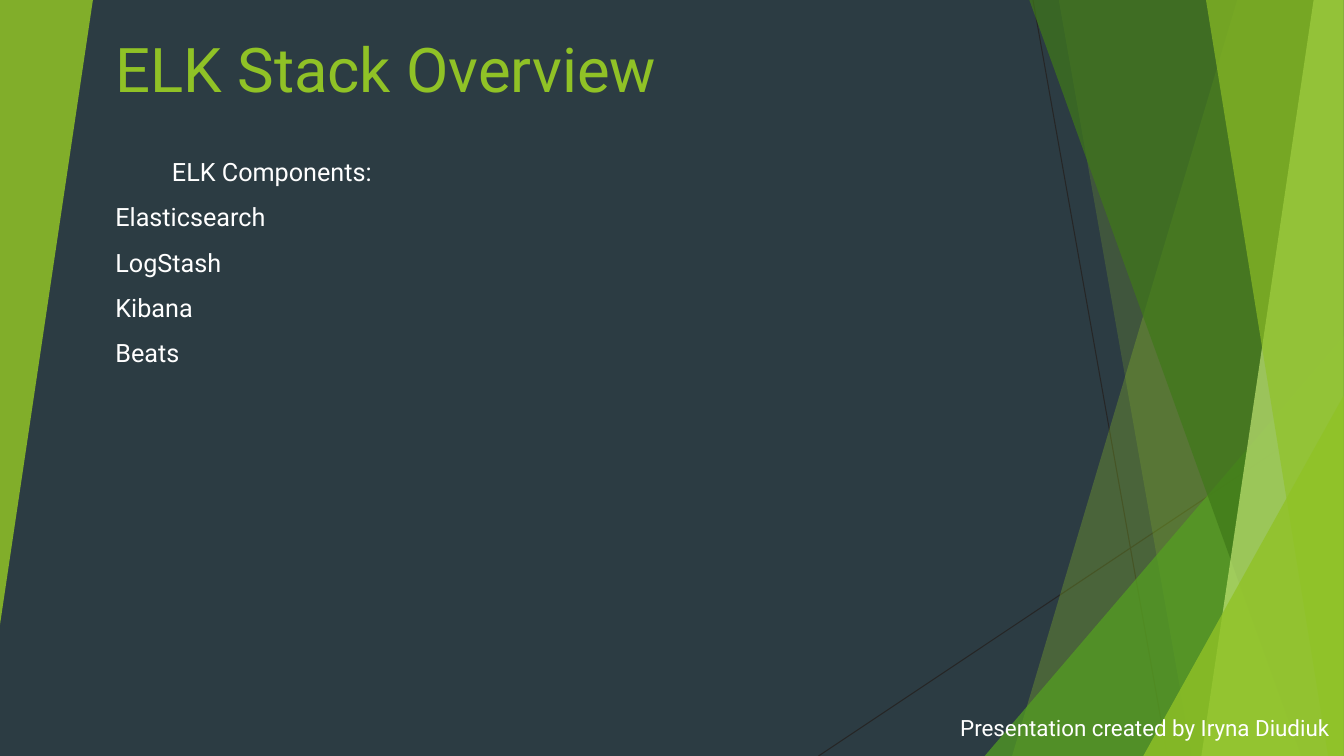
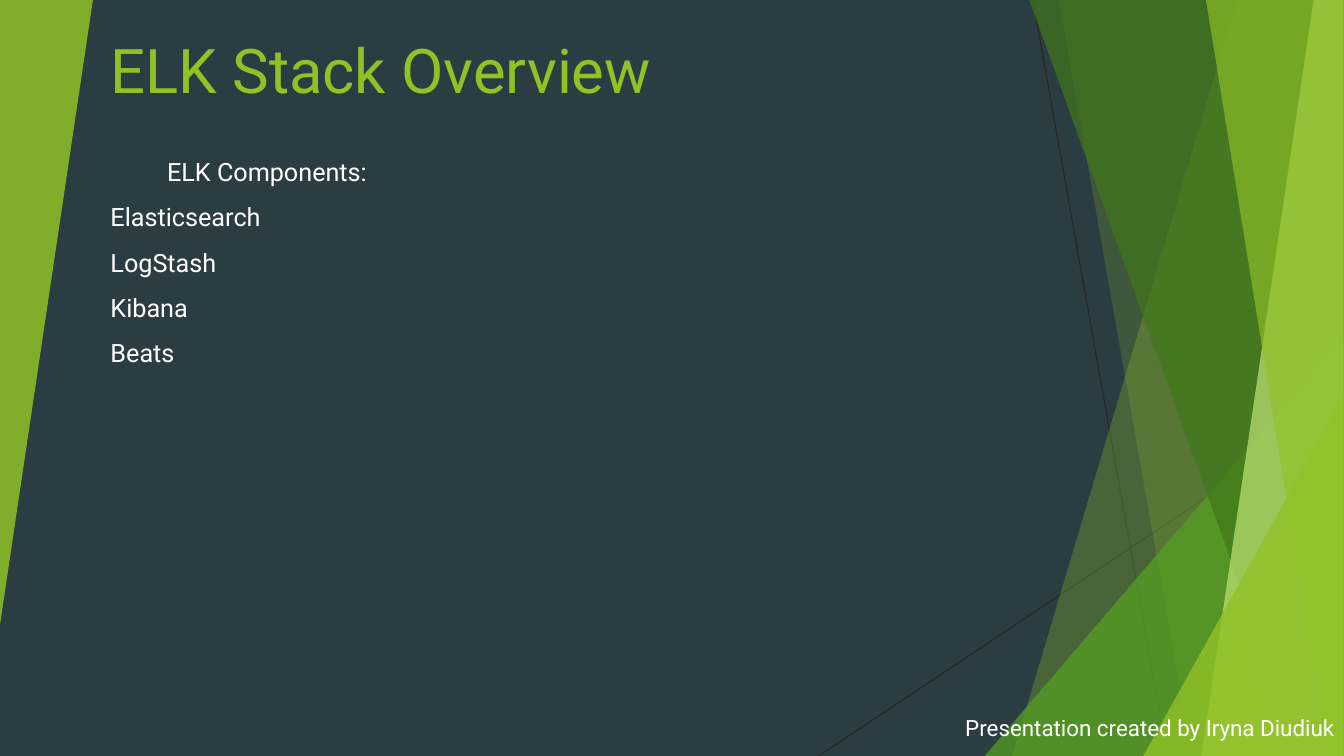
Before and after one commit to irynadiudiuk/Dev_Ops_Mentorship_Program, a slide deck: slide 15 of Logging_and_Monitoring.pptx (slide 16 before the commit). Drawn at 1344x756 pixels with LibreOffice and Linux fonts; fonts in the diff are those of the drawing. Boxes give left, top, right and bottom in pixels: in the first picture for what was removed or moved away, otherwise in the second. Text is boxed around its words. In the diff, an @@ line names an element or a change of style, - is before the commit and + after.

```diff
--- a/Logging_and_Monitoring.pptx
+++ b/Logging_and_Monitoring.pptx
@@ title "ELK Stack Overview" moved from (x1=116, y1=46, x2=656, y2=93) to (x1=110, y1=47, x2=651, y2=94) @@
@@ text "ELK Components:" moved from (x1=115, y1=163, x2=372, y2=363) to (x1=110, y1=163, x2=367, y2=363) @@
@@ triangle removed at (x1=985, y1=336, x2=1344, y2=756) @@
@@ freeform shape added at (x1=985, y1=336, x2=1344, y2=756), fill #54A021 at 72% opacity @@
@@ triangle removed at (x1=1143, y1=396, x2=1344, y2=756) @@
@@ freeform shape added at (x1=1143, y1=396, x2=1344, y2=756), fill #90C226 at 80% opacity @@
@@ subtitle "Presentation created by Iryna Diudiuk" moved from (x1=960, y1=715, x2=1329, y2=742) to (x1=965, y1=715, x2=1334, y2=742) @@
```
Also in this commit, not shown: 15 other slides changed, 1 slide removed.
